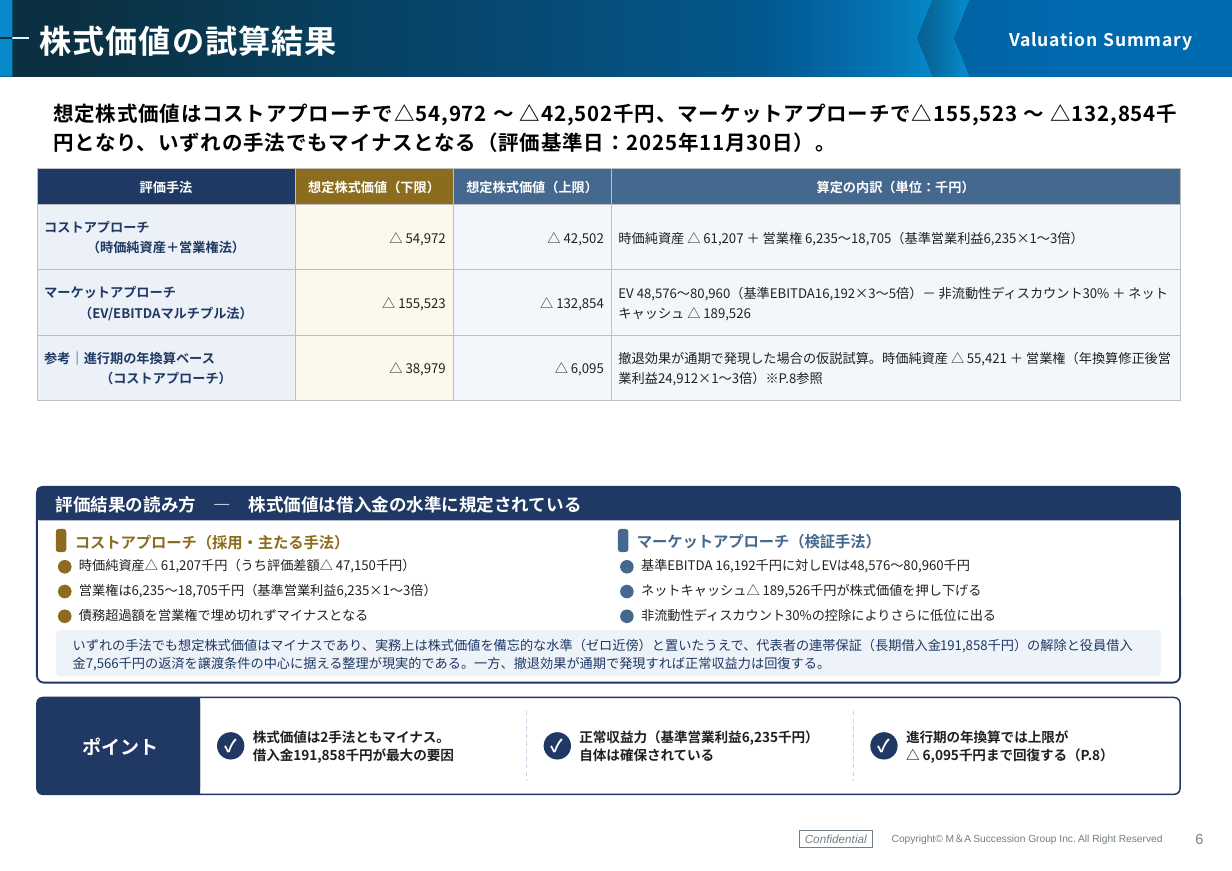
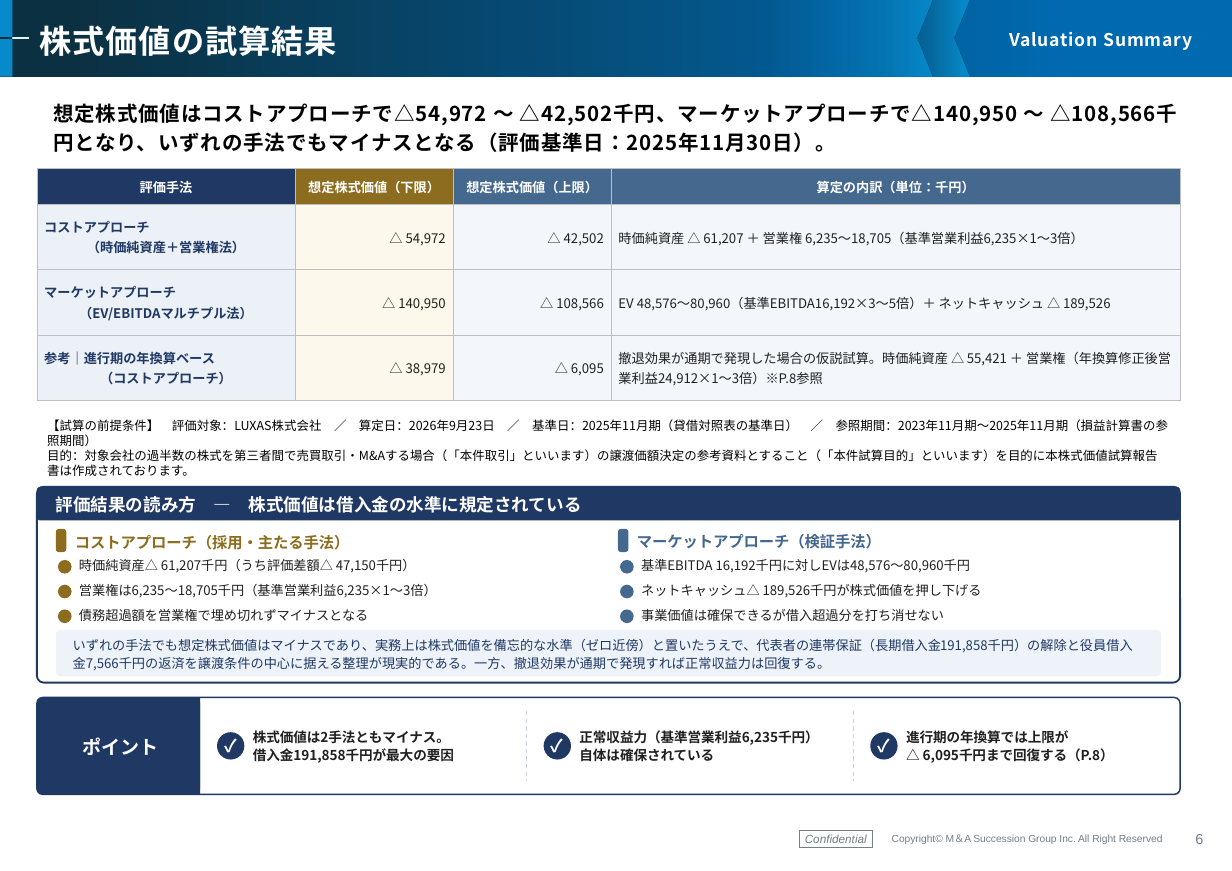
Before and after one commit to keisuketagaito/github-1st, a slide deck: slide 7 of LUXAS株式会社/株式価値評価書_LUXAS株式会社_20260923.pptx. Drawn at 1232x871 pixels with LibreOffice and Linux fonts; fonts in the diff are those of the drawing; background and template pictures are left out. Boxes give left, top, right and bottom in pixels: in the first picture for what was removed or moved away, otherwise in the second. Text is boxed around its words. In the diff, an @@ line names an element or a change of style, - is before the commit and + after.

```diff
--- a/LUXAS株式会社/株式価値評価書_LUXAS株式会社_20260923.pptx
+++ b/LUXAS株式会社/株式価値評価書_LUXAS株式会社_20260923.pptx
@@ subtitle at bbox=[53, 103, 1178, 152]: text changed @@
-想定株式価値はコストアプローチで△54,972 〜 △42,502千円、マーケットアプローチで△155,523 〜 △132,854千円となり、いずれの手法でもマイナスとなる（評価基準日：2025年11月30日）。
+想定株式価値はコストアプローチで△54,972 〜 △42,502千円、マーケットアプローチで△140,950 〜 △108,566千円となり、いずれの手法でもマイナスとなる（評価基準日：2025年11月30日）。
@@ table at bbox=[37, 169, 1180, 400] @@
-row 3: マーケットアプローチ （EV/EBITDAマルチプル法） | △ 155,523 | △ 132,854 | EV 48,576〜80,960（基準EBITDA16,192×3〜5倍）－ 非流動性ディスカウント30% ＋ ネットキャッシュ △ 189,526
+row 3: マーケットアプローチ （EV/EBITDAマルチプル法） | △ 140,950 | △ 108,566 | EV 48,576〜80,960（基準EBITDA16,192×3〜5倍）＋ ネットキャッシュ △ 189,526
@@ text added at bbox=[47, 419, 1168, 476], 8.5 pt, text #000000 @@
+【試算の前提条件】 評価対象：LUXAS株式会社 ／ 算定日：2026年9月23日 ／ 基準日：2025年11月期（貸借対照表の基準日） ／ 参照期間：2023年11月期〜2025年11月期（損益計算書の参照期間）
+目的：対象会社の過半数の株式を第三者間で売買取引・M&Aする場合（「本件取引」といいます）の譲渡価額決定の参考資料とすること（「本件試算目的」といいます）を目的に本株式価値試算報告書は作成されております。
@@ text at bbox=[641, 609, 944, 621]: text changed @@
-非流動性ディスカウント30%の控除によりさらに低位に出る
+事業価値は確保できるが借入超過分を打ち消せない
```
Also in this commit, not shown: 1 other slide changed, 16 other files.
